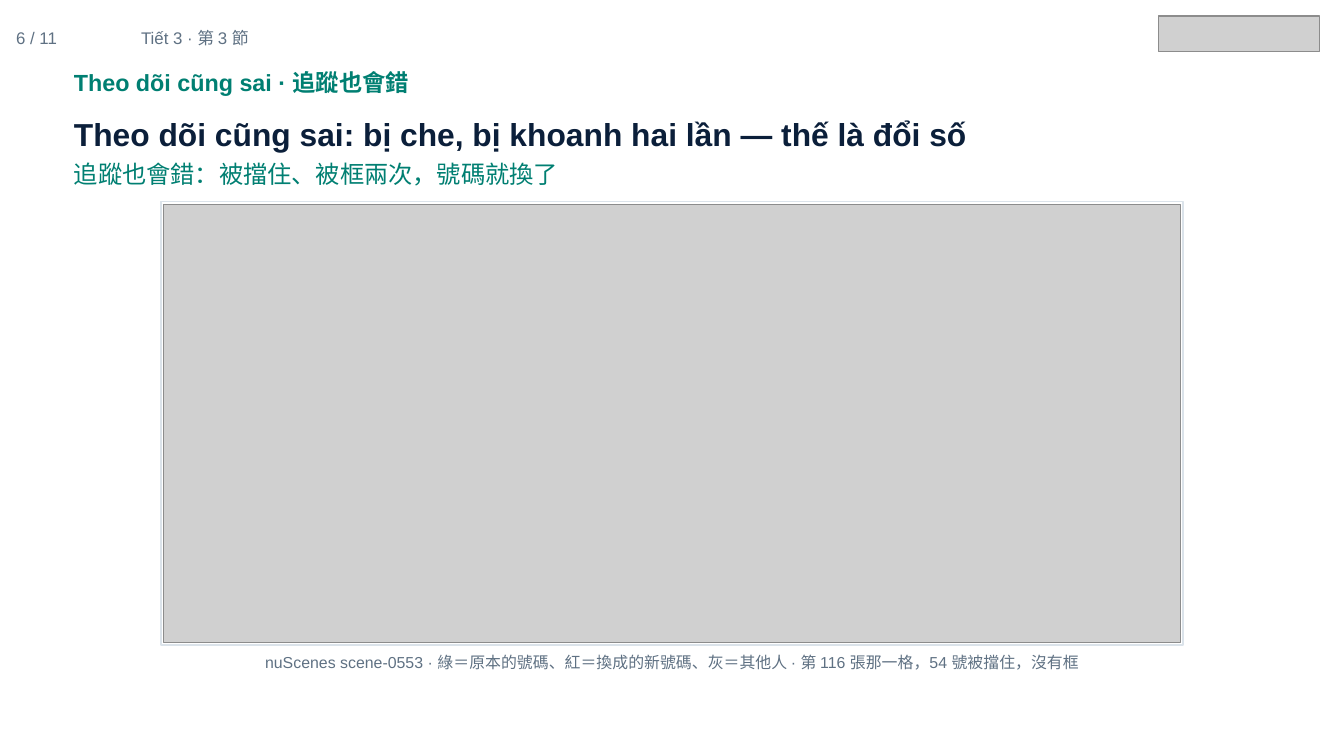
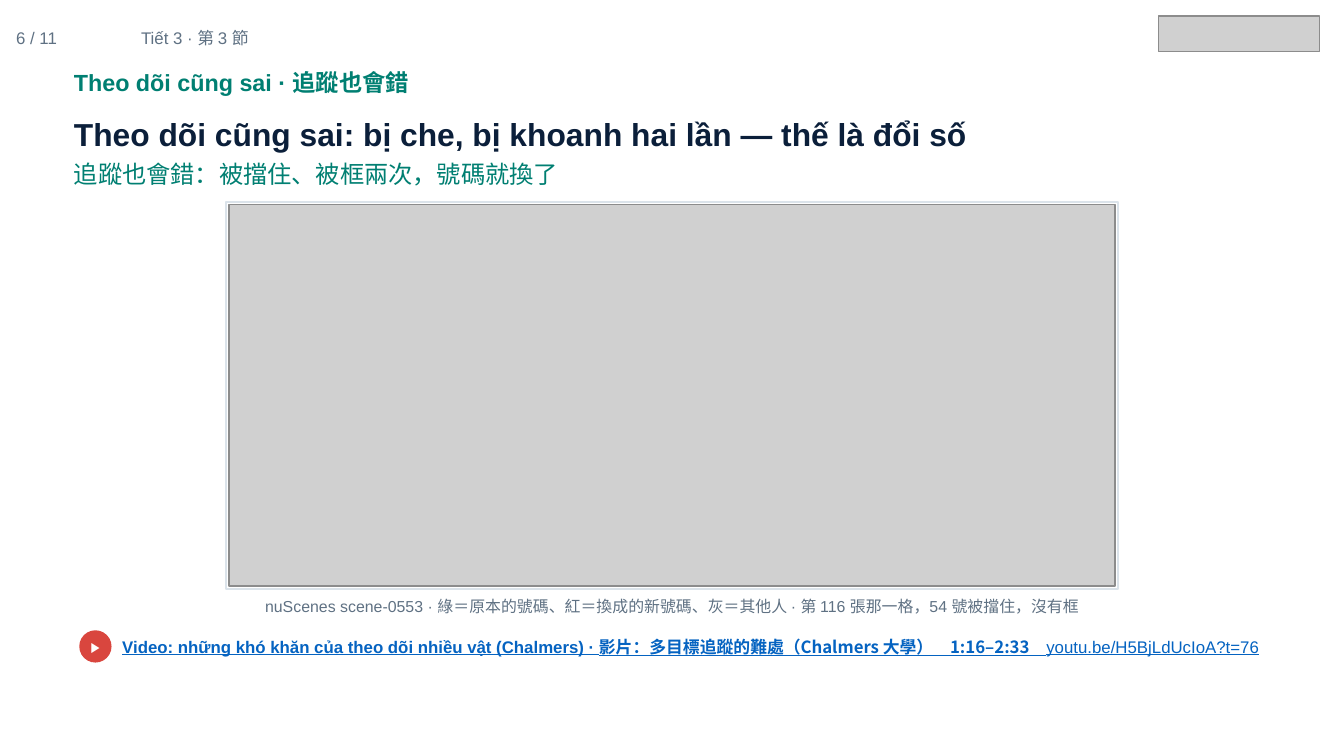
Before and after one commit to ch-neural/MITUST-Principles-of-Self-Driving-Cars, a slide deck: slide 6 of 第十週(11-12)/第十週_第3節_簡報.pptx. Drawn at 1344x756 pixels with LibreOffice and Linux fonts; fonts in the diff are those of the drawing; grey boxes stand for pictures. Boxes give left, top, right and bottom in pixels: in the first picture for what was removed or moved away, otherwise in the second. Text is boxed around its words. In the diff, an @@ line names an element or a change of style, - is before the commit and + after.

```diff
--- a/第十週(11-12)/第十週_第3節_簡報.pptx
+++ b/第十週(11-12)/第十週_第3節_簡報.pptx
@@ rectangle: place and size @@
-rectangle at [161, 202, 1184, 645]
+rectangle at [226, 202, 1117, 589]
@@ picture: place and size @@
-picture at [164, 204, 1181, 642]
+picture at [228, 204, 1114, 586]
@@ text "nuScenes scene-0553 · 綠＝原本的號碼、紅＝換成的新號碼、灰＝其他人 · ...": place and size @@
-text "nuScenes scene-0553 · 綠＝原本的號碼、紅＝換成的新號碼、灰＝其他人 · ..." at [265, 654, 1079, 670]
+text "nuScenes scene-0553 · 綠＝原本的號碼、紅＝換成的新號碼、灰＝其他人 · ..." at [265, 598, 1079, 614]
@@ ellipse added at [79, 630, 112, 663], fill #D9463E @@
@@ text added at [79, 634, 112, 659], 7.5 pt, text #FFFFFF, bold @@
+▶
@@ text added at [122, 638, 1258, 657], 9 pt, text #0563C1, bold, underline @@
+Video: những khó khăn của theo dõi nhiều vật (Chalmers) · 影片：多目標追蹤的難處（Chalmers 大學） 1:16–2:33 youtu.be/H5BjLdUcIoA?t=76
```
Also in this commit, not shown: 3 other slides changed.
